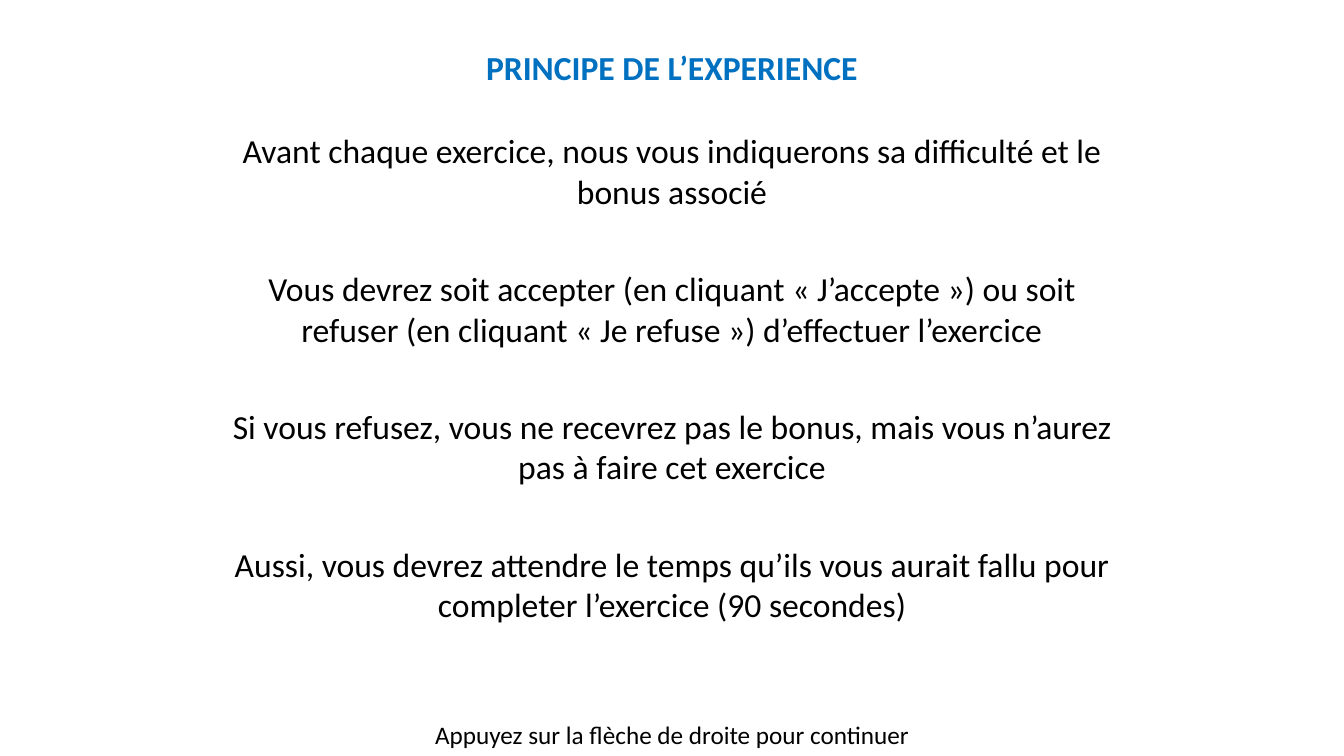
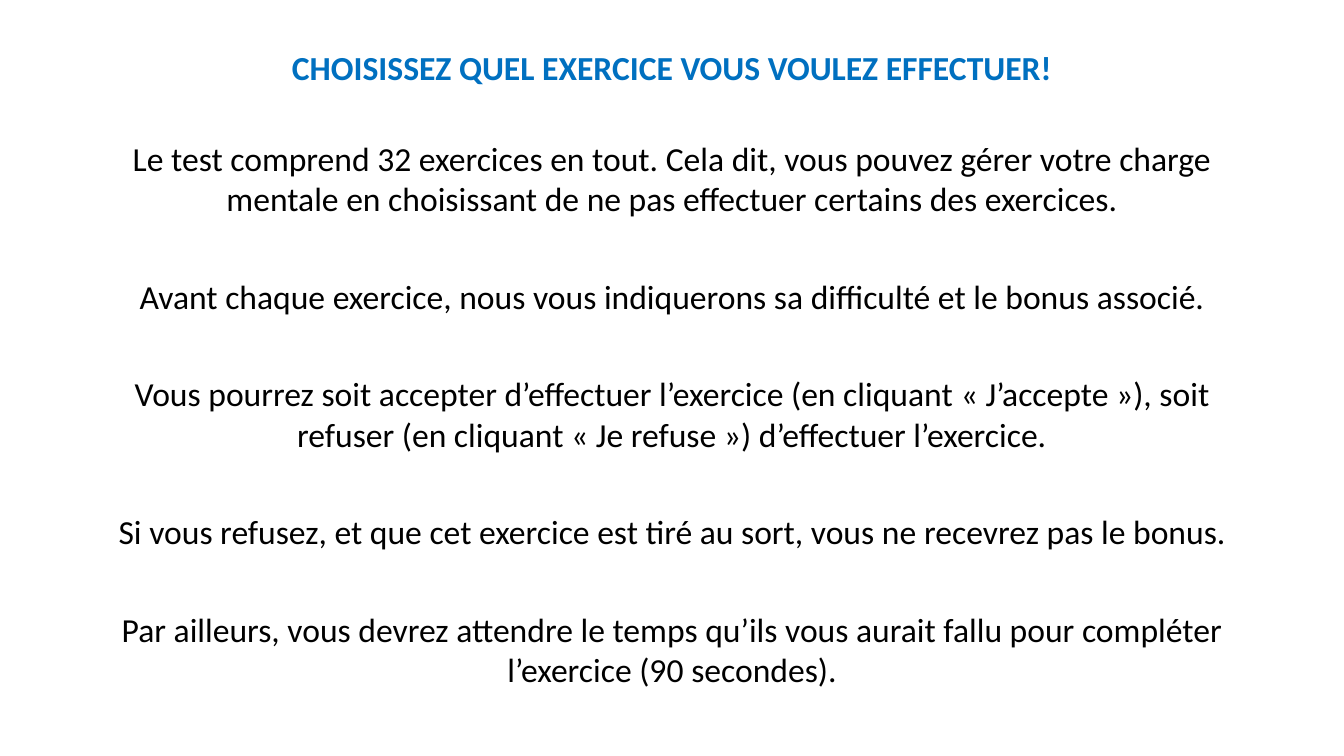
Before and after one commit to MBB-team/Online_Testing, a slide deck: slide 11 of src/EngMain/Stimuli/Instructions.pptx (slide 5 before the commit). Drawn at 1344x756 pixels with LibreOffice and Linux fonts; fonts in the diff are those of the drawing. Boxes give left, top, right and bottom in pixels: in the first picture for what was removed or moved away, otherwise in the second. Text is boxed around its words. In the diff, an @@ line names an element or a change of style, - is before the commit and + after.

```diff
--- a/src/EngMain/Stimuli/Instructions.pptx
+++ b/src/EngMain/Stimuli/Instructions.pptx
@@ text added at bbox=[292, 57, 1052, 85], 24 pt, text #0070C0, bold @@
+CHOISISSEZ QUEL EXERCICE VOUS VOULEZ EFFECTUER!
@@ text removed at bbox=[486, 55, 858, 81] @@
-PRINCIPE DE L’EXPERIENCE
@@ text at bbox=[119, 147, 1225, 687]: text changed @@
-Avant chaque exercice, nous vous indiquerons sa difficulté et le bonus associé
-Vous devrez soit accepter (en cliquant « J’accepte ») ou soit refuser (en cliquant « Je refuse ») d’effectuer l’exercice
-Si vous refusez, vous ne recevrez pas le bonus, mais vous n’aurez pas à faire cet exercice
-Aussi, vous devrez attendre le temps qu’ils vous aurait fallu pour completer l’exercice (90 secondes)
+Le test comprend 32 exercices en tout. Cela dit, vous pouvez gérer votre charge mentale en choisissant de ne pas effectuer certains des exercices.
+Avant chaque exercice, nous vous indiquerons sa difficulté et le bonus associé.
+Vous pourrez soit accepter d’effectuer l’exercice (en cliquant « J’accepte »), soit refuser (en cliquant « Je refuse ») d’effectuer l’exercice.
+Si vous refusez, et que cet exercice est tiré au sort, vous ne recevrez pas le bonus.
+Par ailleurs, vous devrez attendre le temps qu’ils vous aurait fallu pour compléter l’exercice (90 secondes).
@@ text removed at bbox=[435, 726, 909, 748] @@
-Appuyez sur la flèche de droite pour continuer
```
Also in this commit, not shown: 8 other slides changed, 8 slides added, 13 slides removed.
